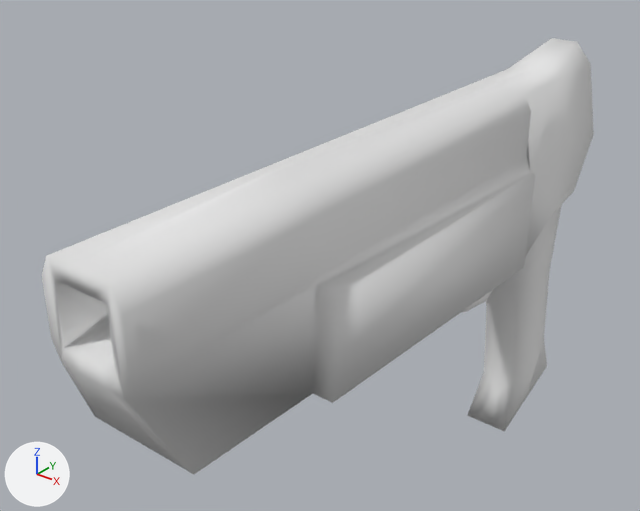
Before and after pictures for a commit that changed the FBX model Assets/Models/Gun.fbx.
The view is the same before and after, from a 50 mm camera at (5.21, -10.17, 4.8) aimed at (-0.94, -2.49, 0.04). Lighting does not change. The marker at lower left points along +X, +Y and +Z. Where no turn or scale is listed for an object, it has been applied to the vertices.

In view in the first picture: 'Handle', 'Pistol'.
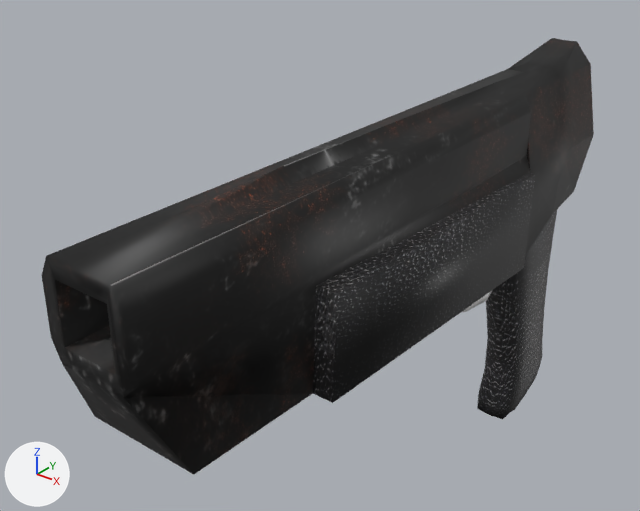
The newer file is also rescaled (x0.01) as a whole; pictures and numbers use the older file's frame.

Location of each change, (x1, y1, x2, y2) in pixels of the pictures (640 x 511 px):
```json
{"object": "Handle", "change": "reshaped", "before": [467, 205, 562, 431], "after": [477, 210, 557, 419]}
{"part": 1, "of": "me_mesh_001", "change": "recoloured", "before": [313, 172, 535, 403], "after": [313, 172, 535, 403], "on screen": "grey to black"}
{"part": 2, "of": "me_mesh_001", "change": "recoloured", "before": [42, 38, 594, 474], "after": [42, 38, 594, 474], "on screen": "grey to black"}
```

Edits to the scene script, one JSON object a line:
```json
{"op": "add", "block": "img_10736705_texture_from_black_plastic_jpg", "code": ["img_10736705_texture_from_black_plastic_jpg = load_image('10736705-texture-from-black-plastic.jpg', '../Scenes/Materials/Textures/10736705-texture-from-black-plastic.jpg', 450, 301, 'sRGB')"]}
{"op": "add", "block": "img_rustydarkmetal_png", "code": ["img_rustydarkmetal_png = load_image('RustyDarkMetal.png', '../Scenes/Materials/Textures/RustyDarkMetal.png', 640, 640, 'sRGB')"]}
{"op": "add", "block": "mat_material__10736705_texture_from_black_plastic_jpg", "code": ["mat_material__10736705_texture_from_black_plastic_jpg = principled_material('Material__10736705-texture-from-black-plastic_jpg')", "mat_material__10736705_texture_from_black_plastic_jpg.texture = img_10736705_texture_from_black_plastic_jpg"]}
{"op": "add", "block": "mat_material__rustydarkmetal_png", "code": ["mat_material__rustydarkmetal_png = principled_material('Material__RustyDarkMetal_png')", "mat_material__rustydarkmetal_png.texture = img_rustydarkmetal_png"]}
{"block": "me_mesh_001", "where": "# used by ob_pistol; location = (0.0, 0.0, 0.0)"}
{"op": "remove", "block": "me_mesh_001", "code": "me_mesh_001.from_pydata(...)  # 113 vertices, 106 faces; spans x -0.66..0.66, y -6.61..1.98, z -0.68..2.07"}
{"op": "add", "block": "me_mesh_001", "code": "me_mesh_001.from_pydata(...)  # 113 vertices, 116 faces; spans x -0.66..0.66, y -6.61..1.98, z -0.68..2.07"}
{"block": "me_mesh_001", "change": "me_mesh_001 part 1: 10 faces spanning x -0.65..0.65, y -4.27..0.13, z -0.68..0.77 switch from mat_material (white #e7e7e7) to mat_material__10736705_texture_from_black_plastic_jpg (picture img_10736705_texture_from_black_plastic_jpg)"}
{"block": "me_mesh_001", "change": "me_mesh_001 part 2: 96 faces spanning x -0.66..0.66, y -6.61..1.98, z -0.67..2.07 switch from mat_material (white #e7e7e7) to mat_material__rustydarkmetal_png (picture img_rustydarkmetal_png)"}
{"block": "me_mesh", "where": "# used by ob_handle; location = (0.0, 0.03, 0.01)"}
{"op": "remove", "block": "me_mesh", "code": "me_mesh.from_pydata(...)  # 51 vertices, 44 faces; spans x -0.5..0.5, y -0.07..1.95, z -3.83..0.21"}
{"op": "remove", "block": "me_mesh", "code": "me_mesh.materials.append(mat_material)  # white #e7e7e7"}
{"op": "add", "block": "me_mesh", "code": "me_mesh.from_pydata(...)  # 189 vertices, 176 faces; spans x -0.48..0.48, y -0.05..1.94, z -3.74..0.18"}
{"block": "me_mesh", "change": "me_mesh part 3"}
{"block": "me_mesh", "change": "46 vertices are removed from x -0.5..0.5, y -0.07..1.95, z -3.83..0.21"}
{"block": "me_mesh", "change": "44 faces are deleted"}
{"block": "me_mesh", "change": "4 vertices move within x -0.19..0.19, y 0.02..1.52, z -0.49..0.08"}
{"block": "me_mesh", "change": "178 vertices are added at x -0.48..0.48, y -0.05..1.94, z -3.74..0.18"}
{"block": "me_mesh", "change": "6 new vertices lie (0.09, 0.0, 0.0) away from vertices in x -0.24..0.15, y 0.91..1.6, z -3.7..-3.44"}
{"block": "me_mesh", "change": "176 new faces join them"}
{"op": "add", "block": "me_mesh", "code": "me_mesh.materials.append(mat_material__10736705_texture_from_black_plastic_jpg)  # picture img_10736705_texture_from_black_plastic_jpg"}
```
